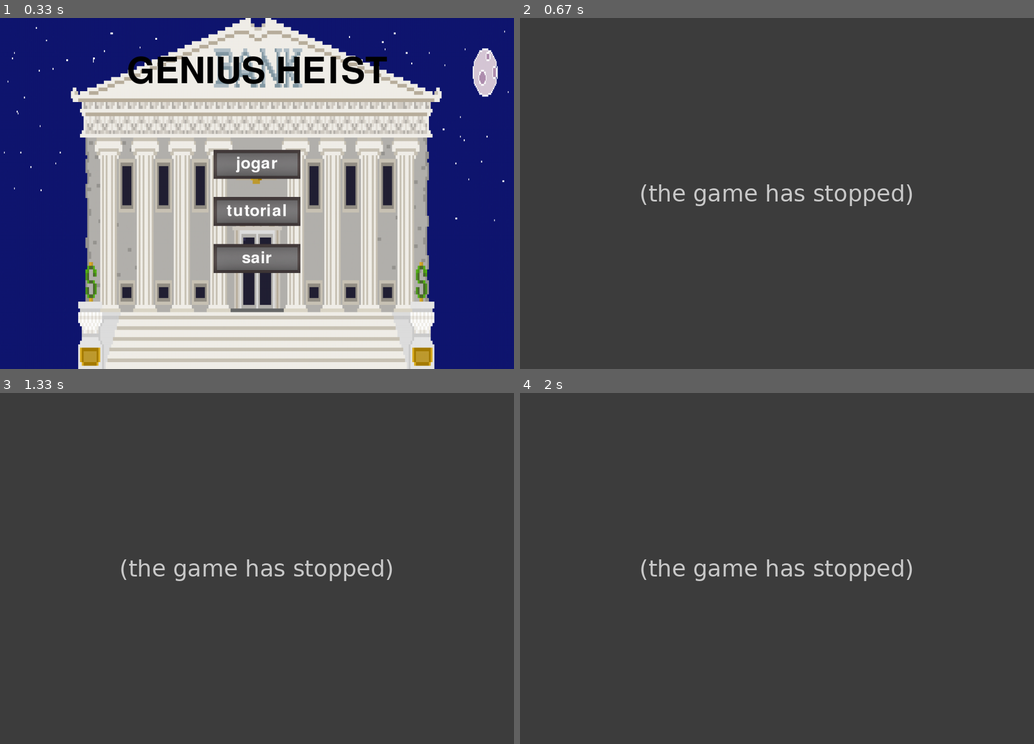
Above: before the commit, frames 1-4 (two rows, left to right).
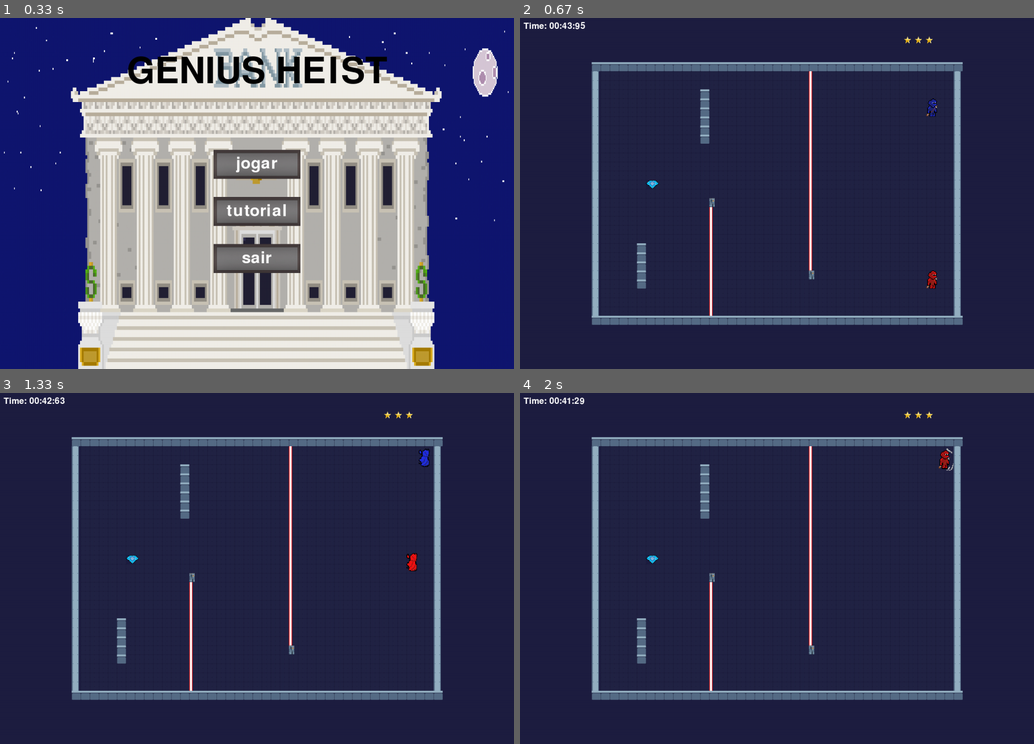
Above: after the commit, the same moments.

Repository: insper-classroom/devlife-23-1-projeto-pygame-gustavoc_sarti
Game: pygame game, started from main.py
Two runs of this game, one before a commit and one after it. Both use one fixed random seed, a clock stepped at 60 frames per second and the inputs below.
Inputs (mouse positions are in pixels of both pictures, inside the frame that each line leads up to):
- Up to frame 1 (0.33 s): no input
- Up to frame 2 (0.67 s): click "jogar" at 0.38 s
- Up to frame 3 (1.33 s): hold Right 0.67-1.13 s; move the mouse to (236, 473) at 0.7 s; hold Up from 1.17 s (still down); hold W from 1.17 s (still down); move the mouse to (87, 445) at 1.2 s
- Up to frame 4 (2 s): release Up at 1.47 s; release W at 1.47 s; hold Right 1.5-1.97 s; hold D 1.5-1.97 s; move the mouse to (838, 557) at 1.53 s

Frame 1 is identical in both runs. In frame 2, 100% of the frame differs, in the area x 0-100%, y 0-100%; in frame 3, 100%; in frame 4, 100%.
Before the commit the program exited at 0.38 s; later frames show no game.

Commit message:
All buttons working

Diff:
--- a/functions.py
+++ b/functions.py
@@ -28,40 +28,6 @@
     if lasered_x or lasered_y:
         self.defeat = True
 
-#Codigo da colisao com botões DO MENU
-def clique_jogar(self,SCREEN_WIDTH,SCREEN_HEIGHT):
-        if (
-            (SCREEN_WIDTH - 240) // 2 <= self.mouse_pos[0] and
-            self.mouse_pos[0] <= (SCREEN_WIDTH - 240) // 2 + 240 and
-            (SCREEN_HEIGHT - (len(self.botoes) * (self.button_height + 20))) // 2 <= self.mouse_pos[1] and
-            self.mouse_pos[1] <= (SCREEN_HEIGHT - (len(self.botoes) * (self.button_height + 20))) // 2 + self.button_height
-            ):
-                return True
-        else:
-            return False
-
-def clique_tutorial(self,SCREEN_WIDTH,SCREEN_HEIGHT):
-        if (
-            (SCREEN_WIDTH - 240) // 2 <= self.mouse_pos[0] and
-            self.mouse_pos[0] <= (SCREEN_WIDTH - 240) // 2 + 240 and
-            (SCREEN_HEIGHT - (len(self.botoes) * (80 + 50))) // 2 + (80 + 50) <= self.mouse_pos[1] and
-            self.mouse_pos[1] <= (SCREEN_HEIGHT - (len(self.botoes) * (80 + 50))) // 2 + 2 * (80 + 50)
-            ):
-                return True
-        else:
-            return False
-
-def clique_sair(self,SCREEN_WIDTH,SCREEN_HEIGHT):
-        if (
-            (SCREEN_WIDTH - 240) // 2 <= self.mouse_pos[0] and
-            self.mouse_pos[0] <= (SCREEN_WIDTH - 240) // 2 + 240 and
-            (SCREEN_HEIGHT - (len(self.botoes) * (80 + 50))) // 2 + 2 * (80 + 50) <= self.mouse_pos[1] and
-            self.mouse_pos[1] <= (SCREEN_HEIGHT - (len(self.botoes) * (80 + 50))) // 2 + 3 * (80 + 50)
-            ):
-                return True
-        else:
-            return False
-
 #Funcao da vitoria
 def won(self):
     colide_diamond = pygame.sprite.groupcollide(self.players, self.diamond, False, False, pygame.sprite.collide_rect)
@@ -69,11 +35,12 @@
         self.victory = True
 
 #Função responsavel por criar os botões do jogo
-def cria_botoes(self, SCREEN_WIDTH, SCREEN_HEIGHT, botoes_desejados):
+def cria_botoes(self, SCREEN_WIDTH, SCREEN_HEIGHT, botoes_desejados, mouse_x, mouse_y):
     y_start = (SCREEN_HEIGHT - (len(self.botoes) * (self.button_height + 20))) // 2
     botoes_criados = 0
     for i, label in enumerate(self.botoes):
         if label in botoes_desejados:
+            #Cria a interface grafica dos botoes
             botoes_criados += 1
             botao = self.fonte.render(label, True, (255, 255, 255))
             text_width, text_height = botao.get_size()
@@ -83,3 +50,51 @@
             y_text = y_button + (self.button_height - text_height) // 2
             self.window.blit(self.button, (x_button, y_button))
             self.window.blit(botao, (x_text, y_text))
+            self.lista_btn_criado[label] = {'cord_x': x_button, 'cord_y': y_button}
+
+
+#Codigo da colisao com botões DO MENU
+def clique_jogar(self):
+        if (
+            self.lista_btn_criado['jogar']['cord_x'] <= self.mouse_pos[0] and
+            self.mouse_pos[0] <= self.lista_btn_criado['jogar']['cord_x'] + self.button_width and
+            self.lista_btn_criado['jogar']['cord_y'] <= self.mouse_pos[1] and
+            self.mouse_pos[1] <= self.lista_btn_criado['jogar']['cord_y'] + self.button_height
+            ) or (
+            self.lista_btn_criado['restart']['cord_x'] <= self.mouse_pos[0] and
+            self.mouse_pos[0] <= self.lista_btn_criado['restart']['cord_x'] + self.button_width and
+            self.lista_btn_criado['restart']['cord_y'] <= self.mouse_pos[1] and
+            self.mouse_pos[1] <= self.lista_btn_criado['restart']['cord_y'] + self.button_height
+            ):
+            self.reset()
+            pygame.mixer.music.play(-1)
+            self.atual = 1
+
+
+def clique_tutorial(self):
+        if (
+            self.lista_btn_criado['tutorial']['cord_x'] <= self.mouse_pos[0] and
+            self.mouse_pos[0] <= self.lista_btn_criado['tutorial']['cord_x'] + self.button_width and
+            self.lista_btn_criado['tutorial']['cord_y'] <= self.mouse_pos[1] and
+            self.mouse_pos[1] <= self.lista_btn_criado['tutorial']['cord_y'] + self.button_height
+            ):
+            self.atual = 6
+
+def clique_sair(self):
+        if (
+            self.lista_btn_criado['sair']['cord_x'] <= self.mouse_pos[0] and
+            self.mouse_pos[0] <= self.lista_btn_criado['sair']['cord_x'] + self.button_width and
+            self.lista_btn_criado['sair']['cord_y'] <= self.mouse_pos[1] and
+            self.mouse_pos[1] <= self.lista_btn_criado['sair']['cord_y'] + self.button_height
+            ):
+            return False
+
+#Função do botao da tela de vitoria
+def clique_menu(self):
+        if (
+            self.lista_btn_criado['MENU!']['cord_x'] <= self.mouse_pos[0] and
+            self.mouse_pos[0] <= self.lista_btn_criado['MENU!']['cord_x'] + self.button_width and
+            self.lista_btn_criado['MENU!']['cord_y'] <= self.mouse_pos[1] and
+            self.mouse_pos[1] <= self.lista_btn_criado['MENU!']['cord_y'] + self.button_height
+            ):
+            self.atual = 0
--- a/game.py
+++ b/game.py
@@ -55,7 +55,7 @@
 
         self.defeat = False
         self.victory = False
-        self.nivel = ['menu','nivel1','nivel2','nivel3', 'win_screen', 'game_over']
+        self.nivel = ['menu','nivel1','nivel2','nivel3', 'win_screen', 'game_over', 'tutorial']
         self.atual = 0
         #Start music
         pygame.mixer.music.load('assets/sounds/sounds_misc/ogg/background_music.ogg')
@@ -74,6 +74,7 @@
         self.button = pygame.transform.scale(self.button, (240, 80))
         self.button_victory = pygame.transform.scale(self.button, (240, 80))
         self.button_width, self.button_height = self.button.get_size()
+        self.lista_btn_criado = {}
 
         #Configura as imagens de fundo
         background = pygame.image.load('assets/images/menu/bank-pygame.png')
@@ -94,22 +95,26 @@
         self.mouse_pos = pygame.mouse.get_pos()
         for event in pygame.event.get():
             if event.type == pygame.QUIT:
-                pygame.quit()
-                sys.exit()
-            if event.type == pygame.MOUSEBUTTONDOWN and self.nivel[self.atual] == 'menu':
-                if functions.clique_jogar(self,SCREEN_WIDTH,SCREEN_HEIGHT):
-                    self.atual +=1
-
-                if functions.clique_tutorial(self,SCREEN_WIDTH,SCREEN_HEIGHT):
-                    return False
-
-                if functions.clique_sair(self,SCREEN_WIDTH,SCREEN_HEIGHT):
-                    pygame.quit()
-                    sys.exit()
-
-            if event.type == pygame.MOUSEBUTTONDOWN and self.nivel[self.atual] == 'menu':
-                if functions.clique_jogar(self,SCREEN_WIDTH,SCREEN_HEIGHT):
-                    self.atual = 0
+                return False
+
+            if event.type == pygame.MOUSEBUTTONUP:
+                if self.nivel[self.atual] == 'menu':
+                    functions.clique_jogar(self)
+                    functions.clique_tutorial(self)
+                    functions.clique_sair(self)
+                    #Lista deve ser constantemente resetada, para evitar conflito entre botões de mesmo nome
+                    self.lista_btn_criado = {}
+
+                if self.nivel[self.atual] == 'game_over':
+                    functions.clique_jogar(self)
+                    functions.clique_sair(self)
+                    #Lista deve ser constantemente resetada, para evitar conflito entre botões de mesmo nome
+                    self.lista_btn_criado = {}
+
+                if self.nivel[self.atual] == 'win_screen':
+                    functions.clique_menu(self)
+                    #Lista deve ser constantemente resetada, para evitar conflito entre botões de mesmo nome
+                    self.lista_btn_criado = {}
 
         functions.player_hit(self)
         functions.laser_break(self)
@@ -158,6 +163,9 @@
         self.sprites = pygame.sprite.Group()
         self.guns = pygame.sprite.Group()
         self.diamond = pygame.sprite.Group()
+        if self.map == MAP3:
+            self.map = MAP1
+            self.timer = Timer(TIMER1)
         if self.nivel[self.atual] == 'nivel1':
             self.map = MAP2
             self.timer = Timer(TIMER2)
@@ -199,13 +207,13 @@
         if self.nivel[self.atual] == 'menu':
             self.window.blit(self.background, (0, 0))
             self.window.blit(self.titulo, (350, 100))
-            functions.cria_botoes(self,SCREEN_WIDTH,SCREEN_HEIGHT,['jogar','tutorial','sair'])
+            functions.cria_botoes(self,SCREEN_WIDTH,SCREEN_HEIGHT,['jogar','tutorial','sair'],self.mouse_pos[0],self.mouse_pos[1])
 
         #Desenha a victory screen do jogo
         if self.nivel[self.atual] == 'win_screen':
             self.window.blit(self.background_win, (0, 0))
             self.window.blit(self.titulo_win, ((SCREEN_WIDTH - self.titulo_win.get_width()) / 2, 300))
-            functions.cria_botoes(self,SCREEN_WIDTH,SCREEN_HEIGHT,['MENU!'])
+            functions.cria_botoes(self,SCREEN_WIDTH,SCREEN_HEIGHT,['MENU!'],self.mouse_pos[0],self.mouse_pos[1])
 
 
         #Desenha a tela de game over do jogo
@@ -213,7 +221,7 @@
             self.window.fill((0, 0, 0))
             self.window.blit(self.titulo_game_over, ((SCREEN_WIDTH - self.titulo_game_over.get_width()) // 2, 100))
             self.button_width, self.button_height = self.button.get_size()
-            functions.cria_botoes(self,SCREEN_WIDTH,SCREEN_HEIGHT,['restart','sair'])
+            functions.cria_botoes(self,SCREEN_WIDTH,SCREEN_HEIGHT,['restart','sair'],self.mouse_pos[0],self.mouse_pos[1])
 
                 # self.resultado = self.fonte.render(f'Voce conseguiu {score} estrelas', True, (255,255,255))
                 # self.window.blit(self.resultado)
